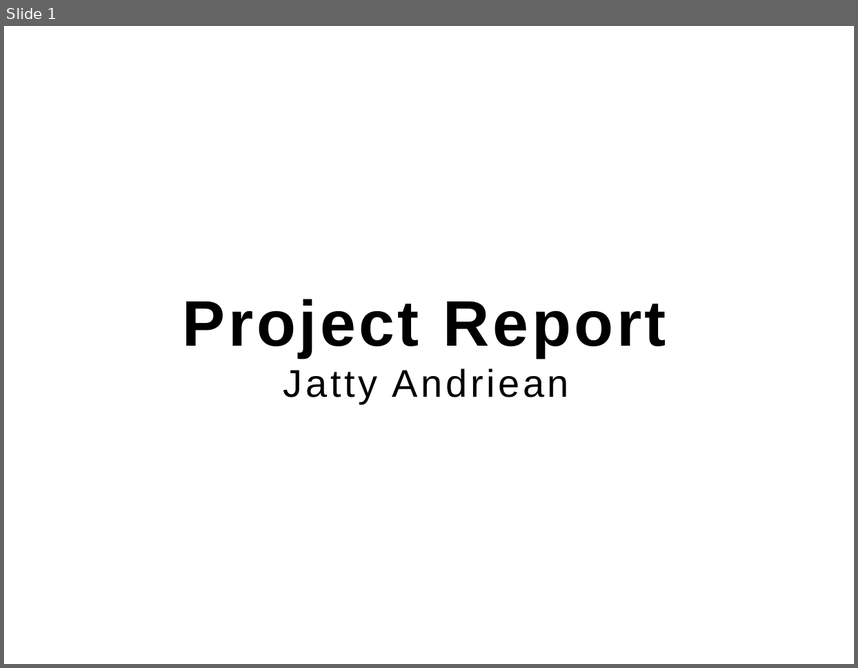
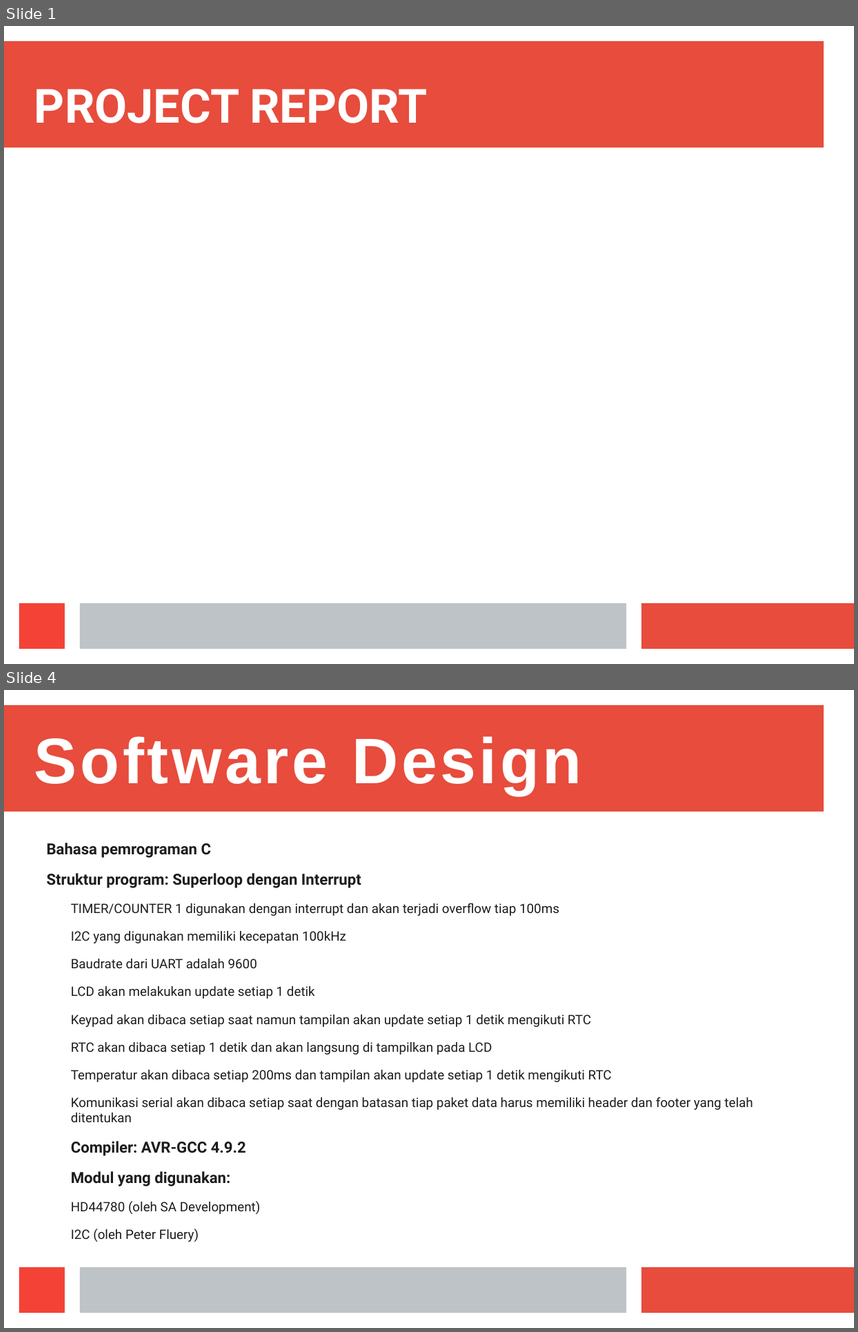
Before and after one commit to jandriea/interfacing-with-atmega8, a slide deck: Project Report.odp. Shown one above the other, each under a label of ours: slide 1 before the commit, slides 1 and 4 after it; the slides between them are not shown. The pictures are 858x668 and 858x1332 pixels, drawn with LibreOffice and Linux fonts; fonts in the diff are those of the drawing. Boxes give left, top, right and bottom in pixels: in the first picture for what was removed or moved away, otherwise in the second. Text is boxed around its words. In the diff, an @@ line names an element or a change of style, - is before the commit and + after.

Commit message:
Modified report

```diff
--- a/Project Report.odp
+++ b/Project Report.odp
@@ slide 4 added at bbox=[4, 690, 854, 1328], background #FFFFFF; not listed: 4 template elements that a slide beside it also shows @@
@@ title added at bbox=[34, 736, 582, 795], 60 pt, text #FFFFFF, bold @@
+Software Design
@@ text added at bbox=[47, 842, 753, 1214], 12.1 pt, text #1C1C1C @@
+Bahasa pemrograman C
+Struktur program: Superloop dengan Interrupt
+  TIMER/COUNTER 1 digunakan dengan interrupt dan akan terjadi overflow tiap 100ms
+  I2C yang digunakan memiliki kecepatan 100kHz
+  Baudrate dari UART adalah 9600
+  LCD akan melakukan update setiap 1 detik
+  Keypad akan dibaca setiap saat namun tampilan akan update setiap 1 detik mengikuti RTC
+  RTC akan dibaca setiap 1 detik dan akan langsung di tampilkan pada LCD
+  Temperatur akan dibaca setiap 200ms dan tampilan akan update setiap 1 detik mengikuti RTC
+  Komunikasi serial akan dibaca setiap saat dengan batasan tiap paket data harus memiliki header dan footer yang telah ditentukan
+Compiler: AVR-GCC 4.9.2
+Modul yang digunakan:
+  HD44780 (oleh SA Development)
+  I2C (oleh Peter Fluery)
@@ slide 1 changed as well @@
@@ rectangle added at bbox=[4, 41, 824, 148], fill #E74C3C @@
@@ title "PROJECT REPORT" at bbox=[34, 88, 427, 123]: vertical alignment middle to bottom @@
@@ title at bbox=[34, 88, 427, 123]: text changed; size 60 to 44 pt; font Arial to Roboto; text colour #000000 to #FFFFFF @@
-Project Report
-Jatty Andriean
+PROJECT REPORT
@@ rectangle added at bbox=[19, 603, 65, 648], fill #F44336 @@
@@ rectangle added at bbox=[80, 603, 626, 648], fill #BDC3C7 @@
@@ rectangle added at bbox=[642, 603, 854, 648], fill #E74C3C @@
```
Also in this commit, not shown: 1 other slide changed, 2 other slides added, 3 slides removed.
